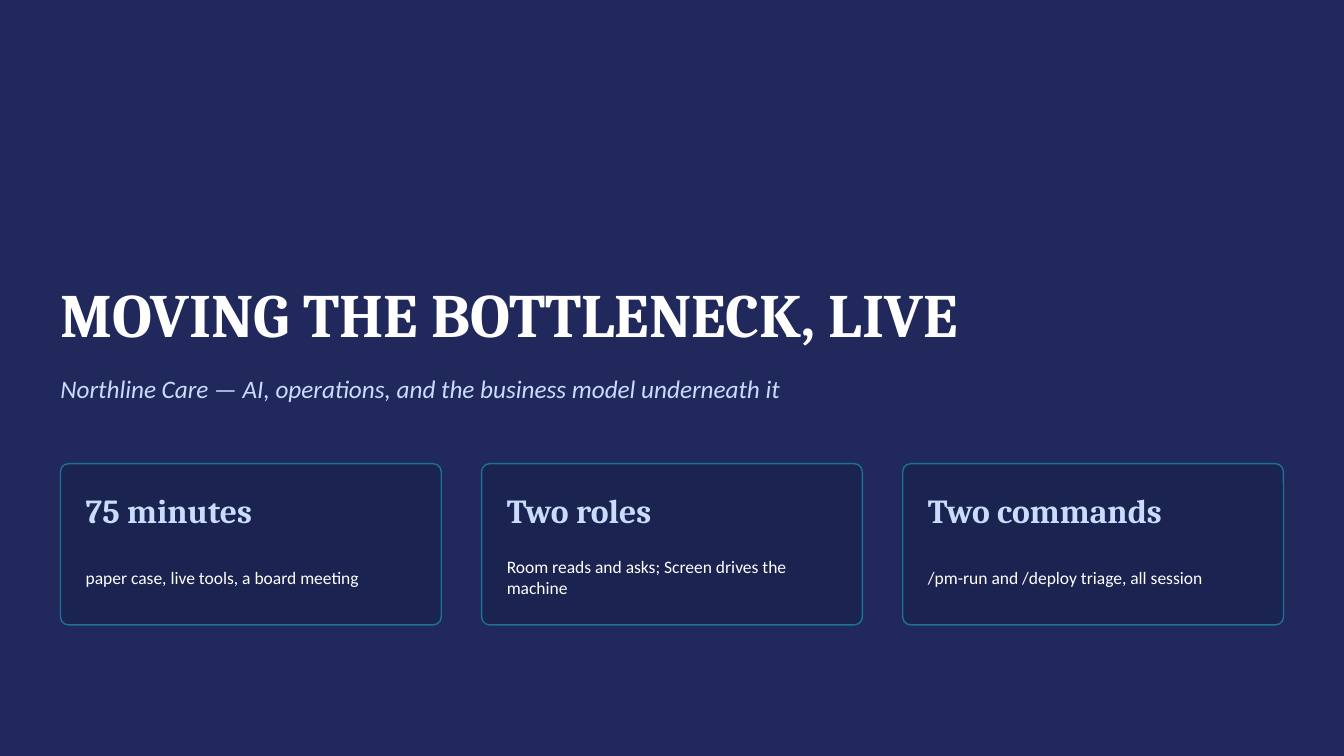
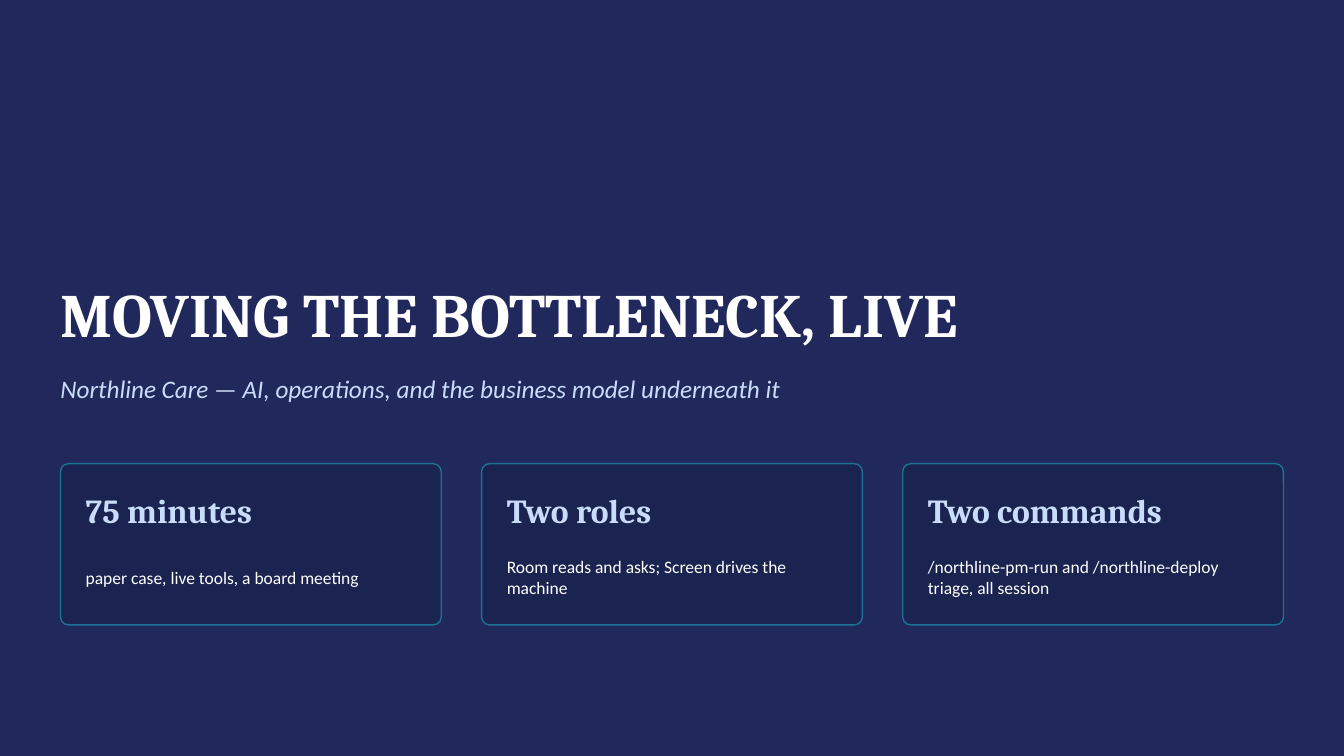
Before and after one commit to anthonymorrisjohnson/northline-course, a slide deck: slide 2 of slides/deck.pptx. Drawn at 1344x756 pixels with LibreOffice and Linux fonts; fonts in the diff are those of the drawing. Boxes give left, top, right and bottom in pixels: in the first picture for what was removed or moved away, otherwise in the second. Text is boxed around its words. In the diff, an @@ line names an element or a change of style, - is before the commit and + after.

```diff
--- a/slides/deck.pptx
+++ b/slides/deck.pptx
@@ text at box(928, 561, 1219, 597): text changed @@
-/pm-run and /deploy triage, all session
+/northline-pm-run and /northline-deploy triage, all session
```
Also in this commit, not shown: 2 other slides changed, 32 other files.
